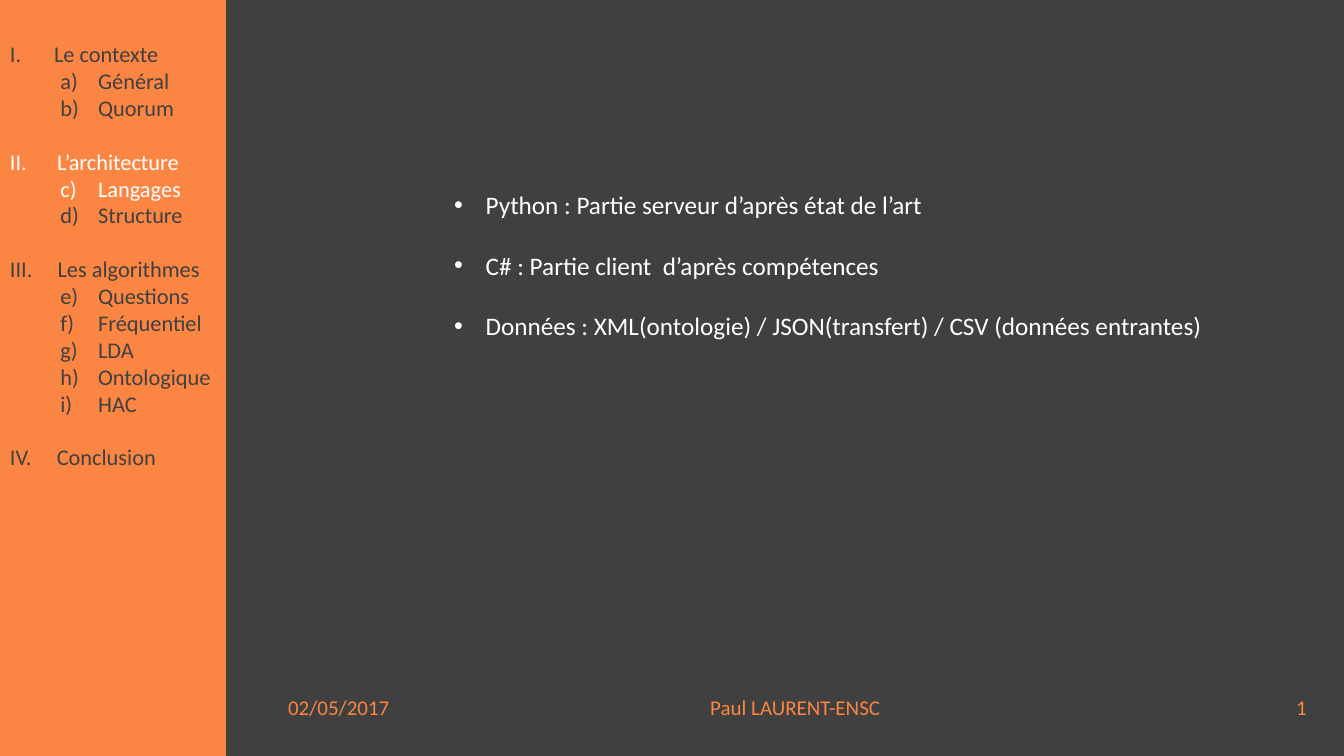
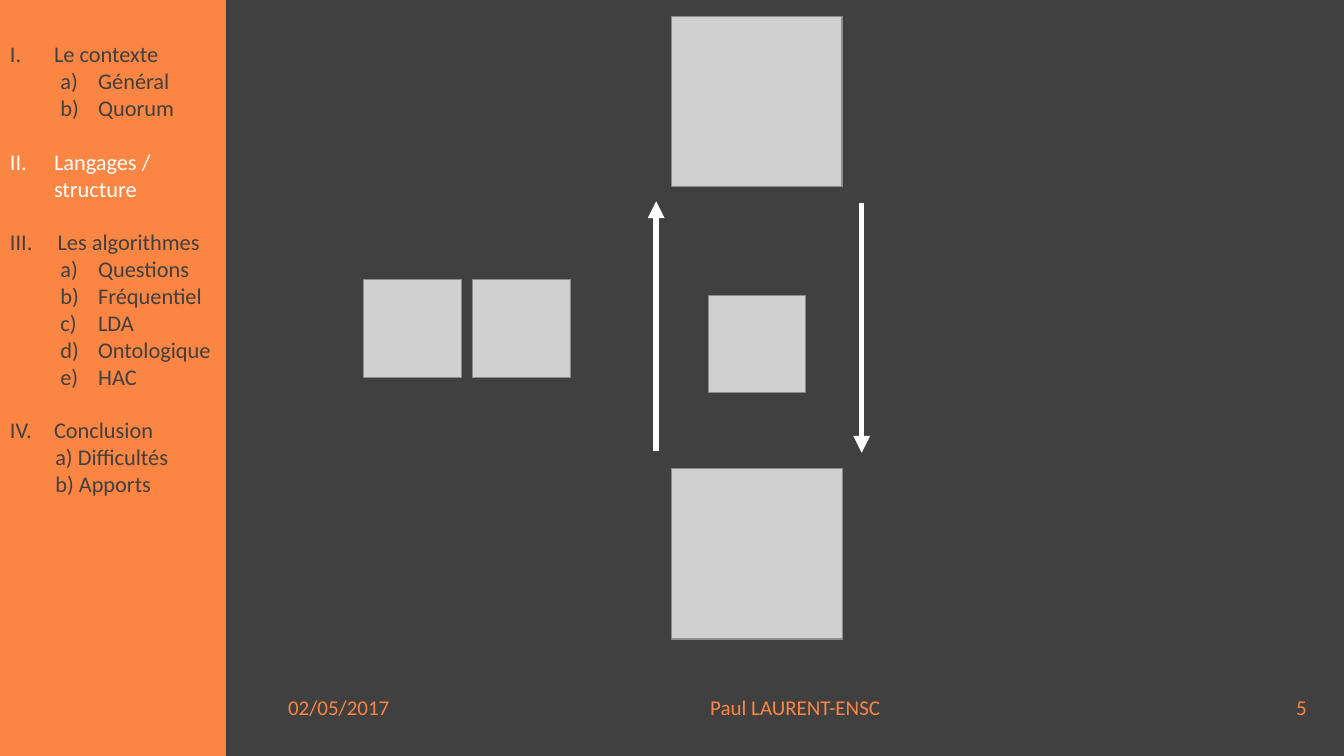
Before and after one commit to paullaurent/verbatim, a slide deck: slide 5 of Présentation2.pptx. Drawn at 1344x756 pixels with LibreOffice and Linux fonts; fonts in the diff are those of the drawing; grey boxes stand for pictures. Boxes give left, top, right and bottom in pixels: in the first picture for what was removed or moved away, otherwise in the second. Text is boxed around its words. In the diff, an @@ line names an element or a change of style, - is before the commit and + after.

Commit message:
presentation

```diff
--- a/Présentation2.pptx
+++ b/Présentation2.pptx
@@ picture added at (x1=673, y1=16, x2=843, y2=187) @@
@@ text at (x1=54, y1=155, x2=137, y2=197): text changed @@
-II. L’architecture
-  a) Langages
-  b) Structure
+II. Langages / structure
@@ text removed at (x1=486, y1=196, x2=1201, y2=340) @@
-• Python : Partie serveur d’après état de l’art
-• C# : Partie client d’après compétences
-• Données : XML(ontologie) / JSON(transfert) / CSV (données entrantes)
@@ arrow added from (656, 452) to (656, 202), #FFFFFF 4 pt @@
@@ arrow added from (862, 203) to (862, 453), #FFFFFF 4 pt @@
@@ picture added at (x1=364, y1=279, x2=463, y2=378) @@
@@ picture added at (x1=473, y1=279, x2=572, y2=378) @@
@@ picture added at (x1=709, y1=295, x2=806, y2=392) @@
@@ text at (x1=54, y1=422, x2=168, y2=496): text changed @@
-IV. Conclusion
+IV. Conclusion
+a) Difficultés
+b) Apports
@@ picture added at (x1=671, y1=469, x2=842, y2=639) @@
@@ text at (x1=288, y1=700, x2=1307, y2=716): text changed @@
-02/05/2017 Paul LAURENT-ENSC 1
+02/05/2017 Paul LAURENT-ENSC 5
```
Also in this commit, not shown: 7 other slides changed, 4 slides added.
